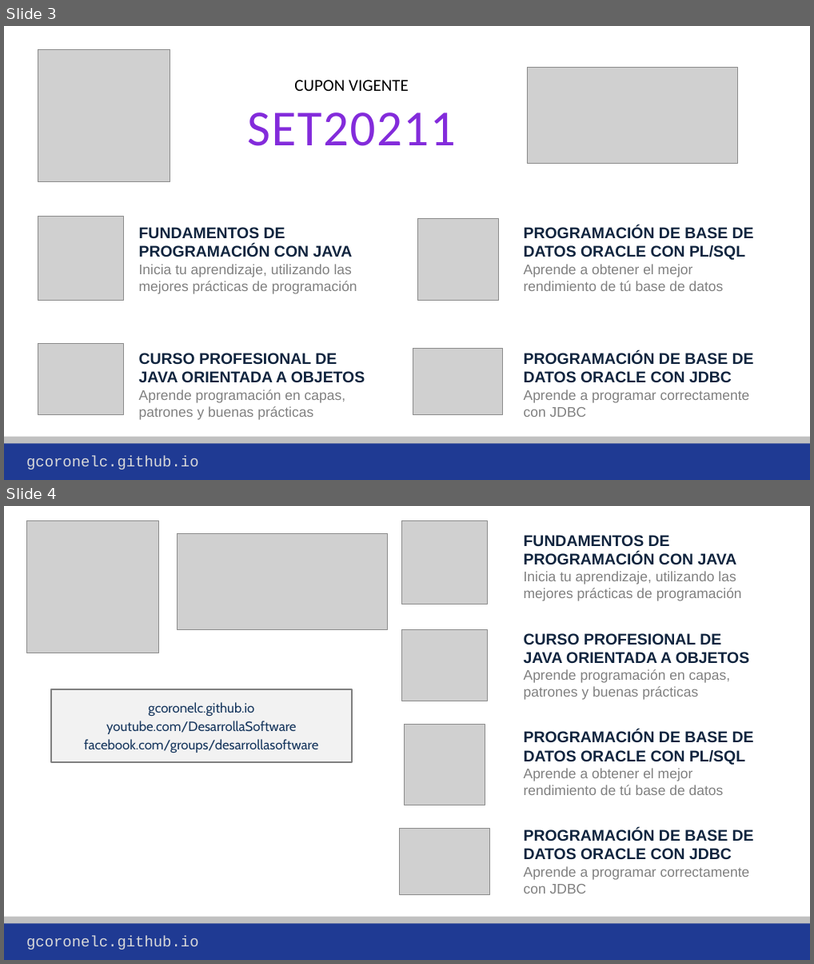
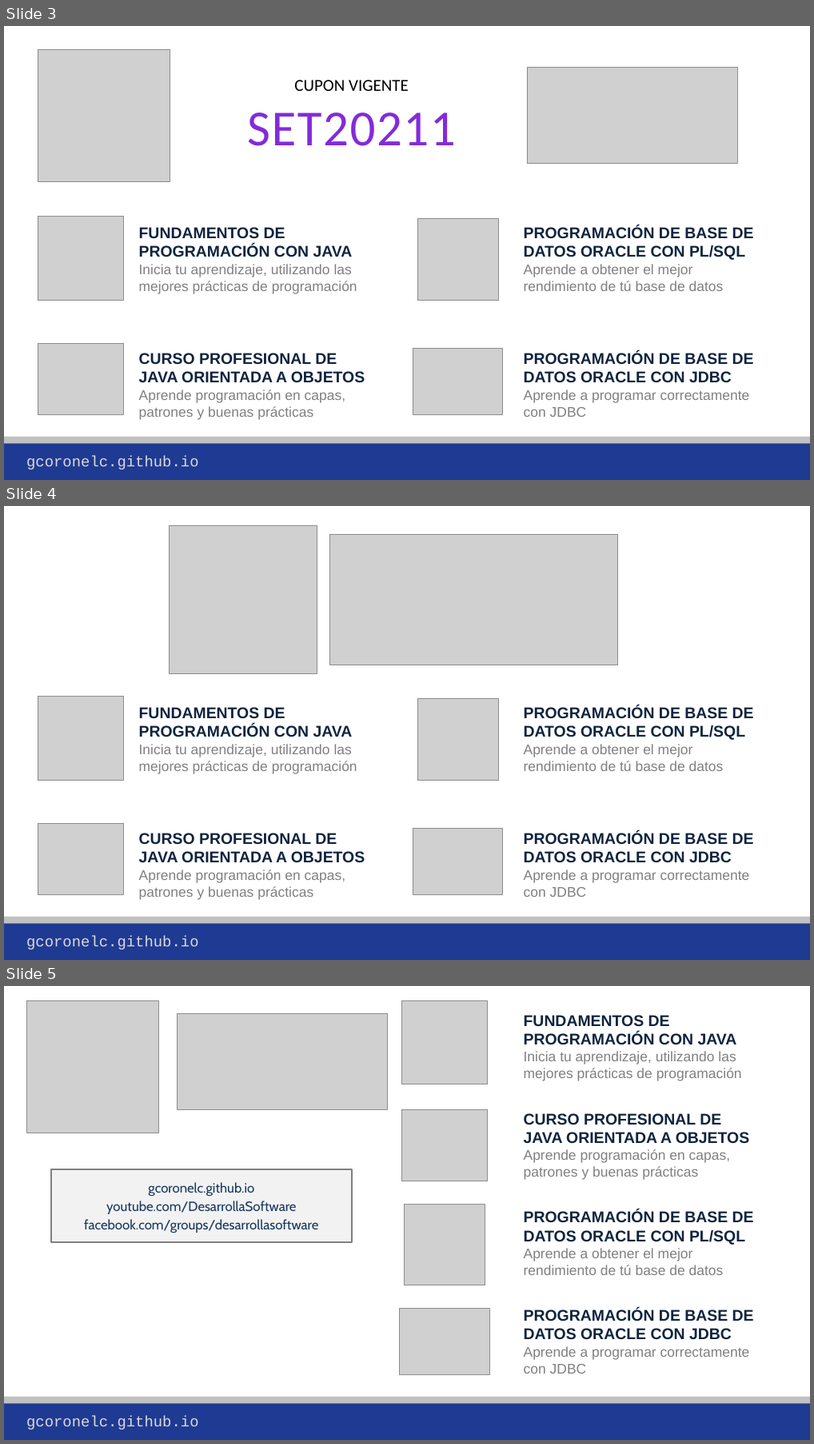
Before and after one commit to gcoronelc/gcoronelc.github.io, a slide deck: img/Publicidad.pptx. Shown one above the other, each under a label of ours: slides 3 and 4 before the commit, slides 3, 4 and 5 after it. The pictures are 814x964 and 814x1444 pixels, drawn with LibreOffice and Linux fonts; fonts in the diff are those of the drawing; grey boxes stand for pictures; background and template pictures are left out. Boxes give left, top, right and bottom in pixels: in the first picture for what was removed or moved away, otherwise in the second. Text is boxed around its words. In the diff, an @@ line names an element or a change of style, - is before the commit and + after.

```diff
--- a/img/Publicidad.pptx
+++ b/img/Publicidad.pptx
@@ slide 4 added at (4, 506, 810, 960), background #FFFFFF; not listed: 3 template elements that a slide beside it also shows @@
@@ picture added at (170, 526, 318, 673) @@
@@ picture added at (330, 534, 618, 665) @@
@@ picture added at (38, 696, 123, 780) @@
@@ text added at (139, 707, 365, 899), 16.6 pt, text #808080 @@
+FUNDAMENTOS DE PROGRAMACIÓN CON JAVA
+Inicia tu aprendizaje, utilizando las mejores prácticas de programación
+CURSO PROFESIONAL DE
+JAVA ORIENTADA A OBJETOS
+Aprende programación en capas, patrones y buenas prácticas
@@ picture added at (418, 698, 499, 780) @@
@@ text added at (524, 706, 754, 896), 16.6 pt, text #808080 @@
+PROGRAMACIÓN DE BASE DE DATOS ORACLE CON PL/SQL
+Aprende a obtener el mejor rendimiento de tú base de datos
+PROGRAMACIÓN DE BASE DE DATOS ORACLE CON JDBC
+Aprende a programar correctamente con JDBC
@@ picture added at (38, 823, 123, 894) @@
@@ picture added at (413, 828, 503, 894) @@
@@ what was slide 4 is now slide 5 @@
```
Also in this commit, not shown: 2 other files.
